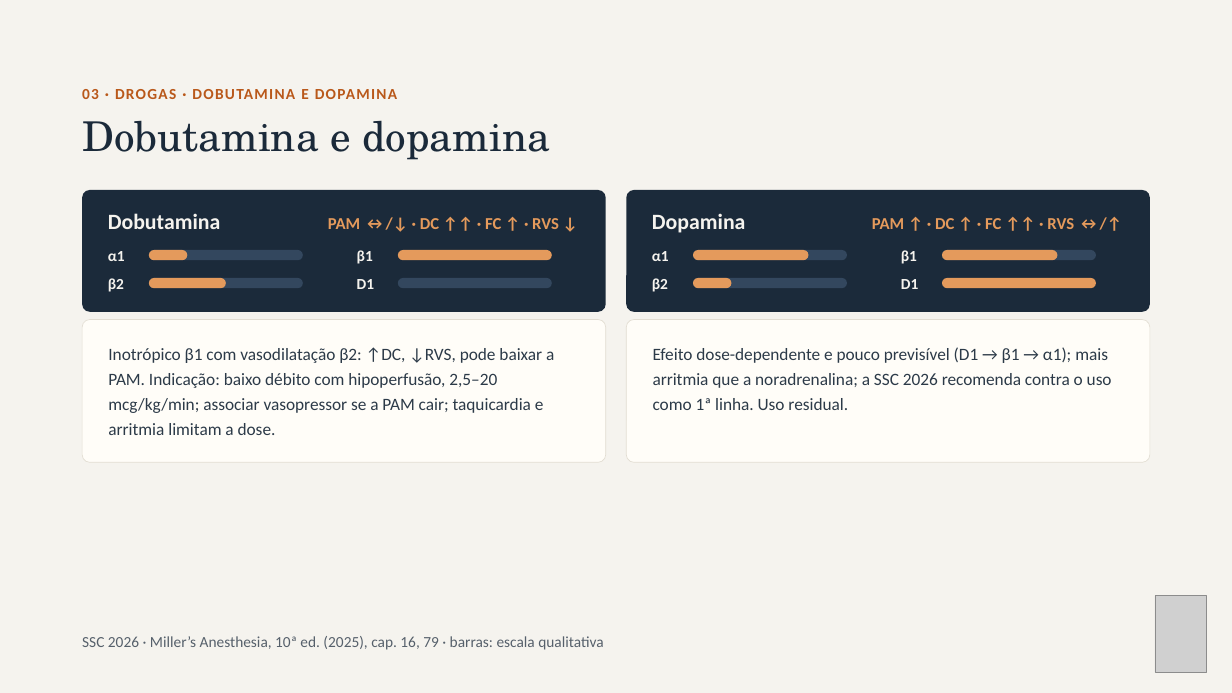
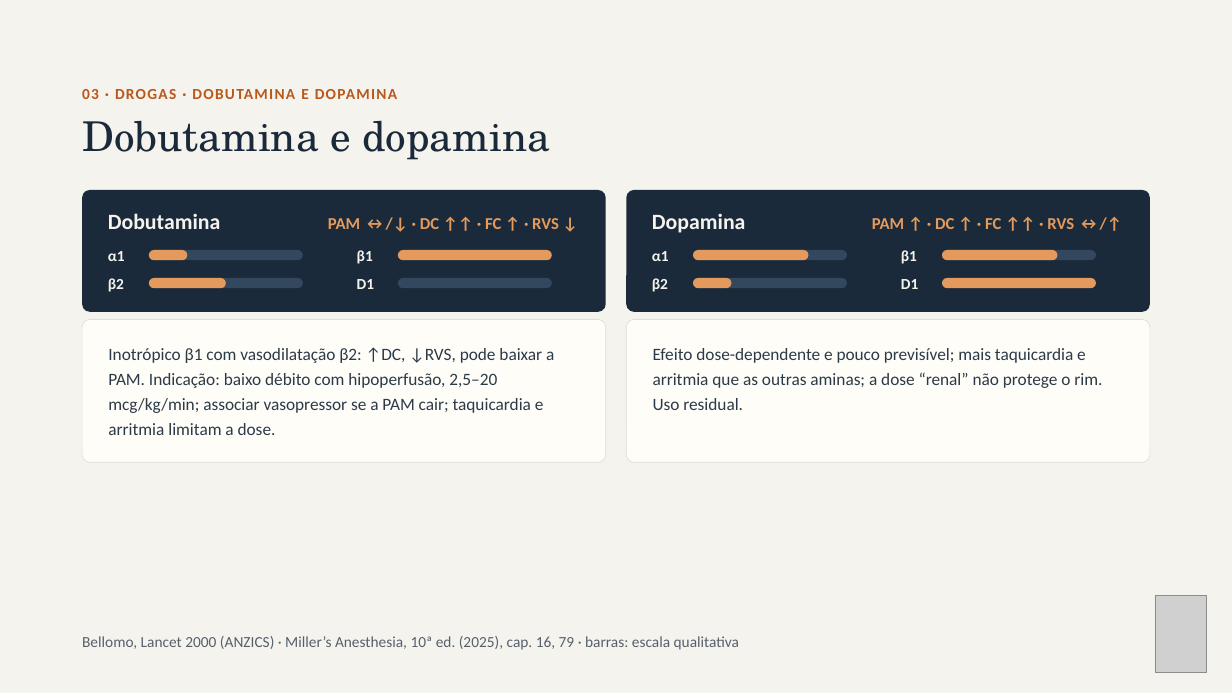
Before and after one commit to brunomoraesdubois-bit/Bruno, a slide deck: slide 8 of apresentacao/Aminas_Vasoativas.pptx. Drawn at 1232x693 pixels with LibreOffice and Linux fonts; fonts in the diff are those of the drawing; grey boxes stand for pictures. Boxes give left, top, right and bottom in pixels: in the first picture for what was removed or moved away, otherwise in the second. Text is boxed around its words. In the diff, an @@ line names an element or a change of style, - is before the commit and + after.

```diff
--- a/apresentacao/Aminas_Vasoativas.pptx
+++ b/apresentacao/Aminas_Vasoativas.pptx
@@ text at (653,348,1102,410): text changed @@
-Efeito dose-dependente e pouco previsível (D1 → β1 → α1); mais arritmia que a noradrenalina; a SSC 2026 recomenda contra o uso como 1ª linha. Uso residual.
+Efeito dose-dependente e pouco previsível; mais taquicardia e arritmia que as outras aminas; a dose “renal” não protege o rim. Uso residual.
@@ text at (82,636,739,650): text changed @@
-SSC 2026 · Miller’s Anesthesia, 10ª ed. (2025), cap. 16, 79 · barras: escala qualitativa
+Bellomo, Lancet 2000 (ANZICS) · Miller’s Anesthesia, 10ª ed. (2025), cap. 16, 79 · barras: escala qualitativa
```
Also in this commit, not shown: 12 other slides changed, 2 slides removed, 23 other files.
